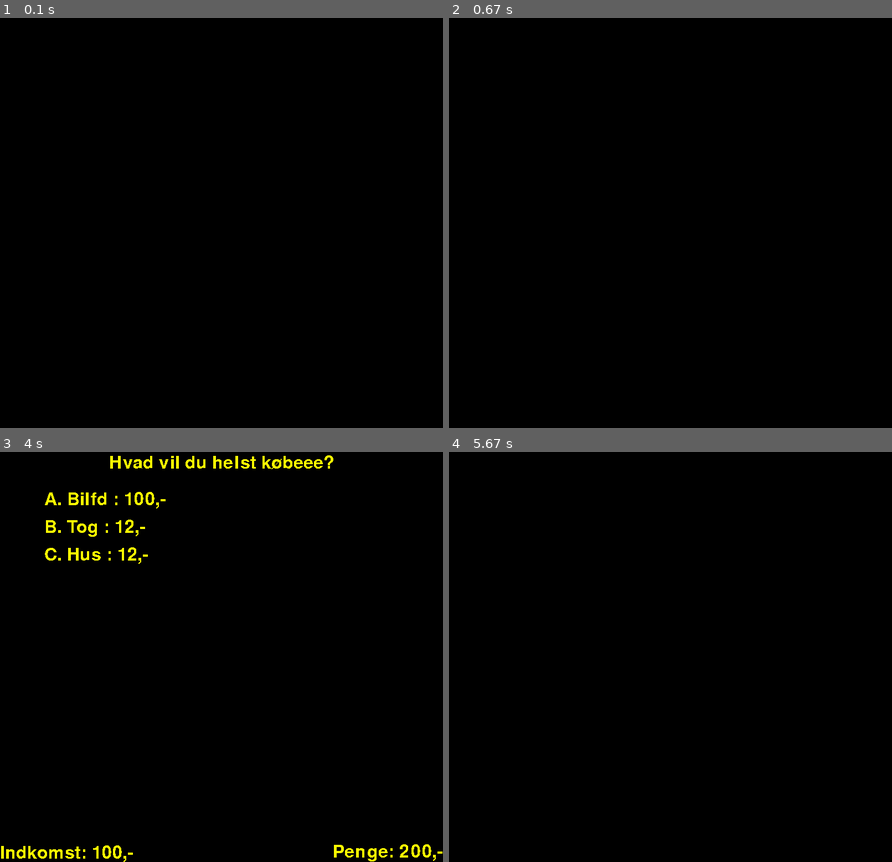
Above: before the commit, frames 1-4 (two rows, left to right).
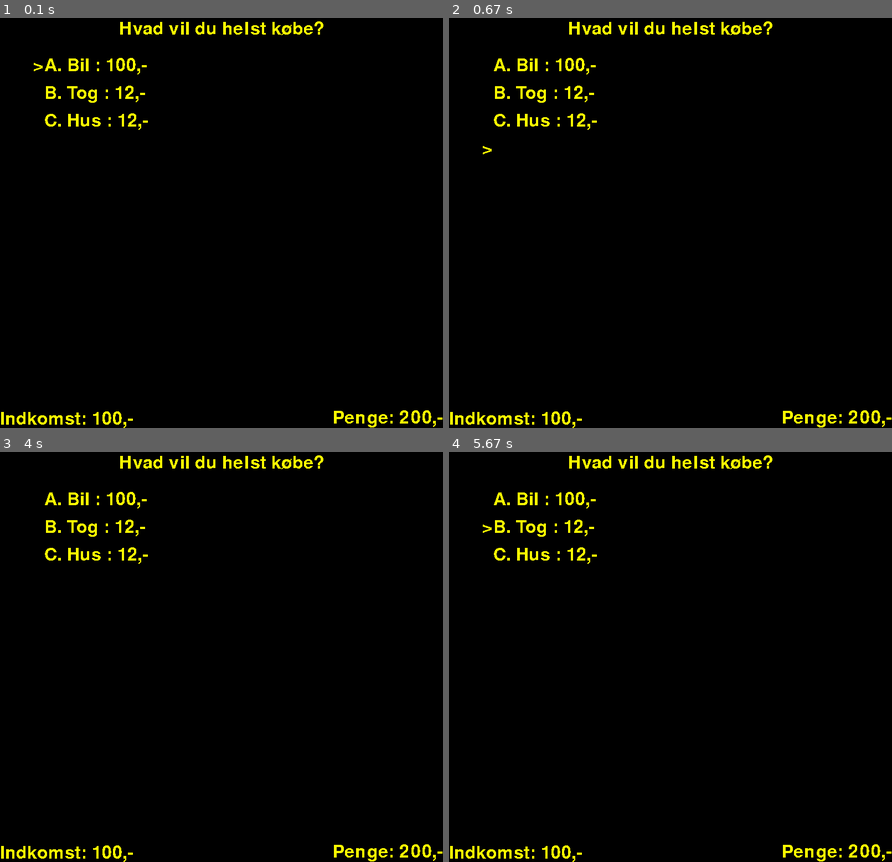
Above: after the commit, the same moments.

Repository: toke-dk/FIRE-game
Game: pygame game, started from main.py
The game is run twice, just before and just after one commit, with the same random seed, the same clock (stepped at 60 frames per second) and the same inputs.
Inputs:
- Up to frame 1 (0.1 s): no input
- Up to frame 2 (0.67 s): tap I at 0.33 s
- Up to frame 3 (4 s): tap B at 1.67 s; tap C at 2 s; tap A at 3.43 s; tap Enter at 3.9 s
- Up to frame 4 (5.67 s): hold B from 5.43 s (still down)

The runs differ from the first frame. In frame 1, 1.9% of the frame differs, in the area x 0-100%, y 0-100%; in frame 2, 1.9%; in frame 3, 0.8%; in frame 4, 1.9%.

Commit message:
you can press up or down with a,b,c,i

Diff:
--- a/main.py
+++ b/main.py
@@ -6,7 +6,7 @@
 
 
 def next_question(quiz_sets, index):
-    return quiz_sets[index],
+    return quiz_sets[index]
 
 
 def choose_crypto(penge, inkomst):
@@ -109,6 +109,41 @@
         ]
 
 quiz_set = next_question(quiz_sets, question_id)
+random.shuffle(quiz_sets)
+points = 0
+penge = 200
+inkomst = 100
+
+# text on pygame
+penge_tekst = font.render(f"Penge: {penge},-", False, (250, 250, 0))
+inkomst_tekst = font.render(f"Indkomst: {inkomst},-", False, (250, 250, 0))
+question_text = font.render(f"{quiz_set['spørgsmål']}", False, (250, 250, 0))
+
+penge_tekst_rect = penge_tekst.get_rect()
+inkomst_tekst_rect = inkomst_tekst.get_rect()
+question_text_rect = question_text.get_rect()
+
+penge_tekst_rect.bottomright = (width, height)
+inkomst_tekst_rect.bottomleft = (0, height)
+question_text_rect.center = (width // 2, height // 10)
+
+screen.blit(penge_tekst, penge_tekst_rect)
+screen.blit(inkomst_tekst, inkomst_tekst_rect)
+screen.blit(question_text, question_text_rect)
+# prints the options
+pos = 0
+for i in quiz_set["valgmuligheder"]:
+    pos += 50
+    question_text = font.render(f"{i['tekst']} : {i['pris']},-", False, (250, 250, 0))
+    question_text_rect = penge_tekst.get_rect()
+    question_text_rect.topleft = (width // 10, height // 10 + pos)
+    screen.blit(question_text, question_text_rect)
+pygame.display.flip()
+
+a_selected = True
+b_selected = False
+c_selected = False
+i_selected = False
 
 while running:
     for event in pygame.event.get():
@@ -116,20 +151,93 @@
             running = False
 
         random.shuffle(quiz_sets)
-        points = 0
-        penge = 200
-        inkomst = 100
-        if question_id == len(quiz_sets)+1:
+
+        # last round
+        if event.type == pygame.KEYDOWN and question_id == len(quiz_sets):
             print(question_id)
             print(len(quiz_sets))
             running = False
             quit()
-        if question_id == len(quiz_sets):
-            question_id += 1
+
+        penge_tekst = font.render(f"Penge: {penge},-", False, (250, 250, 0))
+        inkomst_tekst = font.render(f"Indkomst: {inkomst},-", False, (250, 250, 0))
+        question_text = font.render(f"{quiz_set['spørgsmål']}", False, (250, 250, 0))
+
+        penge_tekst_rect = penge_tekst.get_rect()
+        inkomst_tekst_rect = inkomst_tekst.get_rect()
+        question_text_rect = question_text.get_rect()
+
+        penge_tekst_rect.bottomright = (width, height)
+        inkomst_tekst_rect.bottomleft = (0, height)
+        question_text_rect.center = (width // 2, height // 10)
+
+        screen.blit(penge_tekst, penge_tekst_rect)
+        screen.blit(inkomst_tekst, inkomst_tekst_rect)
+        screen.blit(question_text, question_text_rect)
+
+        if (a_selected):
+            a = font.render(f">", False, (250, 250, 0))
+            a_rect = a.get_rect()
+
+            a_rect.topleft = (width // 10 - 20, height // 10 + 50 * 1)
+
+            screen.blit(a, a_rect)
+        elif (b_selected):
+            b = font.render(f">", False, (250, 250, 0))
+            b_rect = b.get_rect()
+
+            b_rect.topleft = (width // 10 - 20, height // 10 + 50 * 2)
+
+            screen.blit(b, b_rect)
+        elif (c_selected):
+            b = font.render(f">", False, (250, 250, 0))
+            b_rect = b.get_rect()
+            b_rect.topleft = (width // 10 - 20, height // 10 + 50 * 3)
+
+            screen.blit(b, b_rect)
+        elif (i_selected):
+            b = font.render(f">", False, (250, 250, 0))
+            b_rect = b.get_rect()
+
+            b_rect.topleft = (width // 10 - 20, height // 10 + 50 * 4)
+
+            screen.blit(b, b_rect)
+        # prints the options
+        pos = 0
+        for i in quiz_set["valgmuligheder"]:
+            pos += 50
+            question_text = font.render(f"{i['tekst']} : {i['pris']},-", False, (250, 250, 0))
+            question_text_rect = penge_tekst.get_rect()
+            question_text_rect.topleft = (width // 10, height // 10 + pos)
+            screen.blit(question_text, question_text_rect)
+        pygame.display.flip()
+
         if event.type == pygame.KEYDOWN and question_id != len(quiz_sets):
+            if event.key == pygame.K_a:
+                a_selected = True
+                b_selected = False
+                c_selected = False
+                i_selected = False
+            if event.key == pygame.K_b:
+                a_selected = False
+                b_selected = True
+                c_selected = False
+                i_selected = False
+            if event.key == pygame.K_c:
+                a_selected = False
+                b_selected = False
+                c_selected = True
+                i_selected = False
+            if event.key == pygame.K_i:
+                a_selected = False
+                b_selected = False
+                c_selected = False
+                i_selected = True
+
             if event.key == pygame.K_RETURN:
+                screen.fill((0,0,0))
                 print("fda")
-                quiz_set, = next_question(quiz_sets, question_id)
+                quiz_set = next_question(quiz_sets, question_id)
 
                 # text on pygame
                 penge_tekst = font.render(f"Penge: {penge},-", False, (250, 250, 0))
@@ -157,6 +265,9 @@
                     question_text_rect.topleft = (width // 10, height // 10 + pos)
                     screen.blit(question_text, question_text_rect)
                 question_id += 1
+            if event.key == pygame.K_a:
+                print("a")
+            pygame.display.flip()
 
             # it only stops when typed correct
             # run = True
